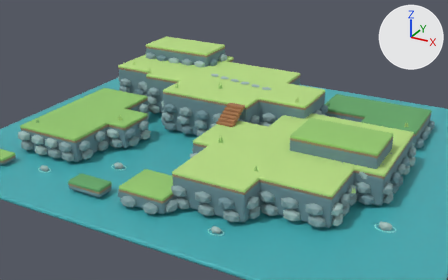
An edit to the glTF model assets/models/stylized_fantasy_terrain_parts/terrain.glb, drawn before and after from the same camera.
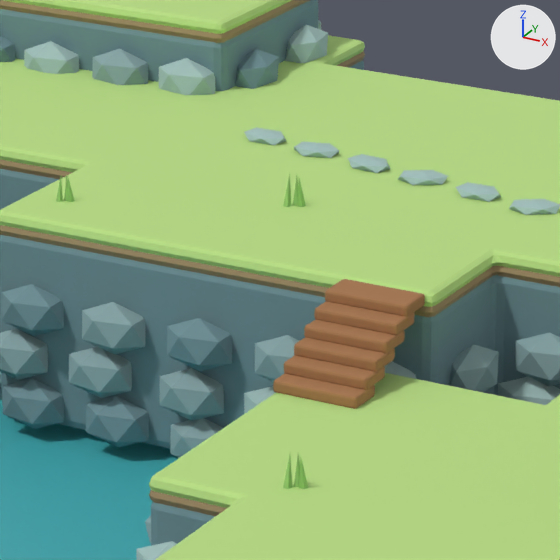
Each version is shown from a 50 mm lens placed at (19.6, -37.32, 18.52), pointed at (0.57, -2.7, 1.21), then close up on the part from 37% to 61% of the width and 18% to 56% of the height. The axes (+X, +Y, +Z) are drawn at upper right. The lights are the same throughout. The older version's two pictures come first. Where no turn or scale is listed for an object, it has been applied to the vertices.

The first close-up shows 'Castle_Terrace_EarthRim.001', 'Castle_Terrace_GrassCap.001', 'Castle_Terrace_RockBody.001', 'Highland_Main_CliffStone_029.001', 'Highland_Main_CliffStone_067.001', 'Highland_Main_CliffStone_104.001', 'Highland_Main_CliffStone_106.001', 'Highland_Main_EarthRim.001', 'Highland_Main_GrassCap.001', 'Highland_Main_RockBody.001', 'TerraceStep_00.001', 'TerraceStep_01.001', 'TerraceStep_02.001', 'TerraceStep_03.001', 'TerraceStep_04.001', 'TerraceStep_05.001', 'Village_Island_GrassCap.001', 'Water_Plane.001' and 37 more.
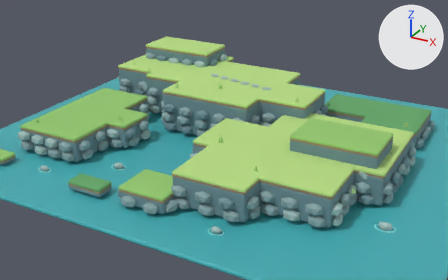
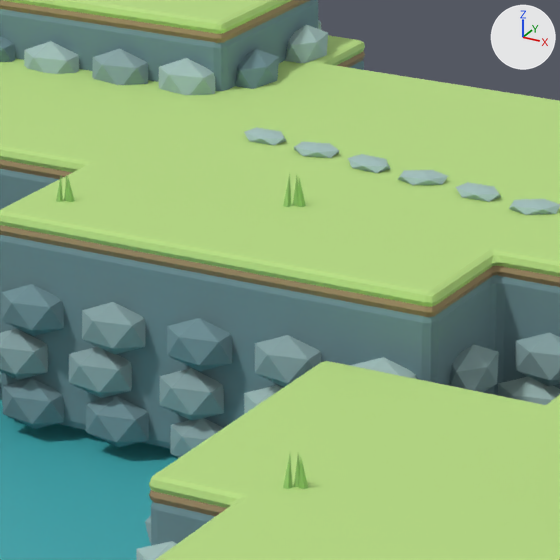
Where the change shows, as pixel boxes [x1, y1, x2, y2] in the close-ups (560 x 560 px):
'TerraceStep_05.001', deleted (brown): before [325, 279, 425, 317]
'TerraceStep_00.001', deleted (brown): before [273, 373, 375, 409]
'TerraceStep_01.001', deleted (brown): before [284, 355, 385, 390]
'TerraceStep_02.001', deleted (brown): before [294, 337, 395, 372]
'TerraceStep_04.001', deleted (brown): before [314, 301, 414, 335]
'TerraceStep_03.001', deleted (brown): before [304, 320, 405, 353]

What changed in the scene script:
```text
Remove ob_terracestep_00_001:
    ob_terracestep_00_001 = bpy.data.objects.new('TerraceStep_00.001', me_cube_107)
    ob_terracestep_00_001.location = (0.65, -2.56, 2.42)
Remove ob_terracestep_01_001:
    ob_terracestep_01_001 = bpy.data.objects.new('TerraceStep_01.001', me_cube_108)
    ob_terracestep_01_001.location = (0.65, -2.28, 2.58)
Remove ob_terracestep_02_001:
    ob_terracestep_02_001 = bpy.data.objects.new('TerraceStep_02.001', me_cube_109)
    ob_terracestep_02_001.location = (0.65, -2.0, 2.74)
Remove ob_terracestep_03_001:
    ob_terracestep_03_001 = bpy.data.objects.new('TerraceStep_03.001', me_cube_110)
    ob_terracestep_03_001.location = (0.65, -1.72, 2.9)
Remove ob_terracestep_04_001:
    ob_terracestep_04_001 = bpy.data.objects.new('TerraceStep_04.001', me_cube_111)
    ob_terracestep_04_001.location = (0.65, -1.44, 3.06)
Remove ob_terracestep_05_001:
    ob_terracestep_05_001 = bpy.data.objects.new('TerraceStep_05.001', me_cube_112)
    ob_terracestep_05_001.location = (0.65, -1.15, 3.22)
```
